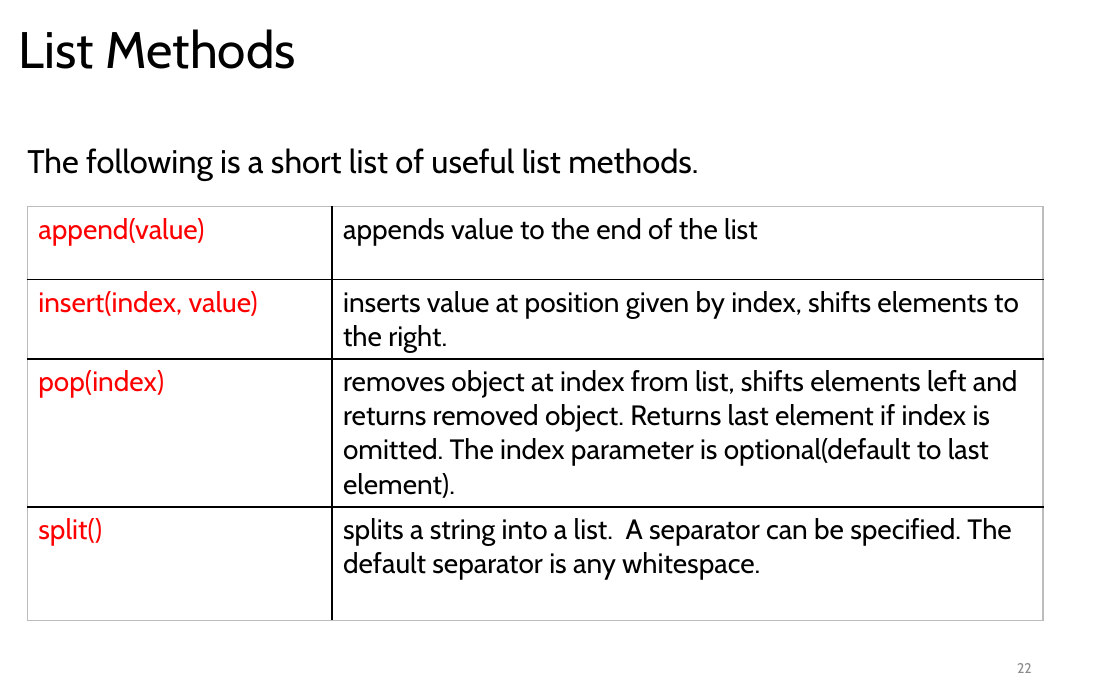
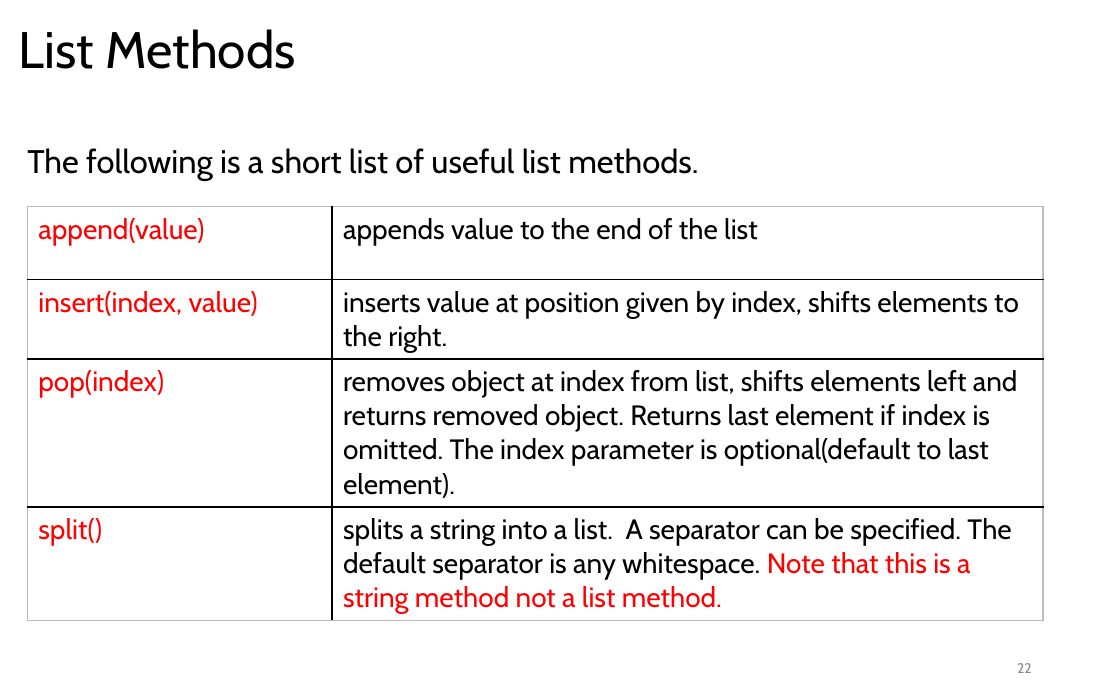
Before and after one commit to LongBaoNguyen/longbaonguyen.github.io, a slide deck: slide 22 of courses/apcsp/lect6.pptx. Drawn at 1120x700 pixels with LibreOffice and Linux fonts; fonts in the diff are those of the drawing. Boxes give left, top, right and bottom in pixels: in the first picture for what was removed or moved away, otherwise in the second. Text is boxed around its words. In the diff, an @@ line names an element or a change of style, - is before the commit and + after.

```diff
--- a/courses/apcsp/lect6.pptx
+++ b/courses/apcsp/lect6.pptx
@@ table at (27,206,1043,618) @@
-row 4, column 2: splits a string into a list. A separator can be specified. The default separator is any whitespace.
+row 4, column 2: splits a string into a list. A separator can be specified. The default separator is any whitespace. Note that this is a string method not a list method.
```
Also in this commit, not shown: 1 slide removed, 9 other files.
